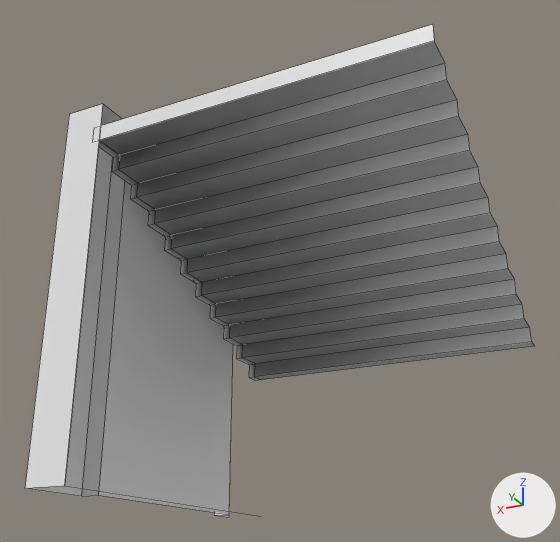
A saved change to the FBX model Assets/Models/TileSets/Tileset 3/rightLongStair2.fbx.
Camera for both pictures: a 50 mm lens placed at (-1.68, 3.96, -1.44), pointed at (0.22, 0.15, 0.28). Every picture has the same lights, and +X, +Y and +Z are marked at lower right. Mesh edges are drawn as thin lines. Where no turn or scale is listed for an object, it has been applied to the vertices. Vertices at the same position are counted once.

Before the edit, the objects in view are built like this:
```python
mat_material_076 = principled_material('Material.076')
mat_material_076.base_color = (0.8, 0.8, 0.8)  # white #e7e7e7
mat_material_076.roughness = 0.4
me_cube_120 = bpy.data.meshes.new('Cube.120')
me_cube_120.from_pydata(...)  # 98 vertices, 55 faces; spans x -1.0..1.2, y -1.0..1.0, z -1.0..1.15
me_cube_120.materials.append(mat_material_076)  # white #e7e7e7
ob_cube_058 = bpy.data.objects.new('Cube.058', me_cube_120)
ob_cube_058.location = (0.0, 0.0, 0.0)
```
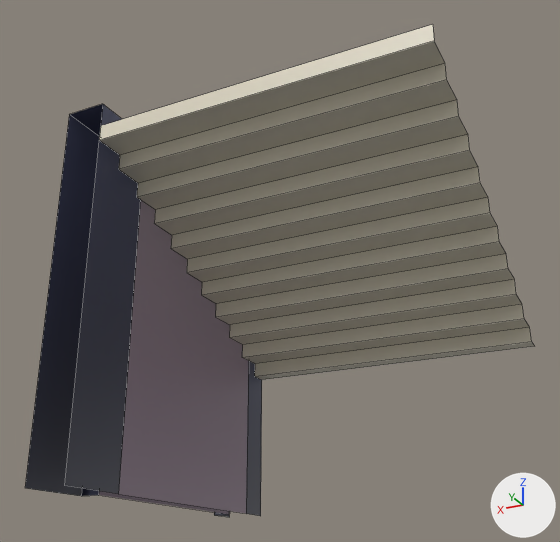
Where the newer file only moved an object's origin or applied its transform, the numbers keep the older frame.

Boxes (x1, y1, x2, y2) around the edits, measured in the pictures (560 x 542 px):
```json
{"object": "Cube.058", "change": "surface changed, reshaped", "before": [25, 24, 534, 517], "after": [25, 24, 534, 517]}
{"part": 1, "of": "me_cube_120", "change": "cut back", "before": [25, 24, 434, 504], "after": [65, 24, 434, 516]}
{"part": 2, "of": "me_cube_120", "change": "surface changed", "before": [27, 41, 534, 517], "after": [27, 41, 534, 517]}
```

Edits to the scene script, one JSON object a line:
```json
{"op": "add", "block": "img_texture1_png", "code": ["img_texture1_png = load_image('texture1.png', 'texture1.png', 2245, 1200, 'sRGB')"]}
{"op": "remove", "block": "mat_material_076", "code": "mat_material_076.base_color = (0.8, 0.8, 0.8)  # white #e7e7e7"}
{"op": "add", "block": "mat_material_076", "code": "mat_material_076.texture = img_texture1_png"}
{"block": "me_cube_120", "where": "# used by ob_cube_058; location = (0.0, 0.0, 0.0)"}
{"op": "remove", "block": "me_cube_120", "code": "me_cube_120.from_pydata(...)  # 98 vertices, 55 faces; spans x -1.0..1.2, y -1.0..1.0, z -1.0..1.15"}
{"op": "add", "block": "me_cube_120", "code": "me_cube_120.from_pydata(...)  # 70 vertices, 34 faces; spans x -1.0..1.2, y -1.0..1.0, z -1.0..1.15"}
{"block": "me_cube_120", "change": "me_cube_120 part 1"}
{"block": "me_cube_120", "change": "29 vertices are removed from x 0.95..1.0, y -1.0..1.0, z -1.0..1.0"}
{"block": "me_cube_120", "change": "25 faces are deleted"}
{"block": "me_cube_120", "change": "1 vertex is added at (0.95, -0.79, -1.0)"}
{"block": "me_cube_120", "change": "4 new faces join them"}
{"block": "me_cube_120", "change": "me_cube_120 part 2: 30 kept faces spanning x -1.0..1.2, y -1.0..1.0, z -1.0..1.15 get new texture (UV) coordinates"}
```
